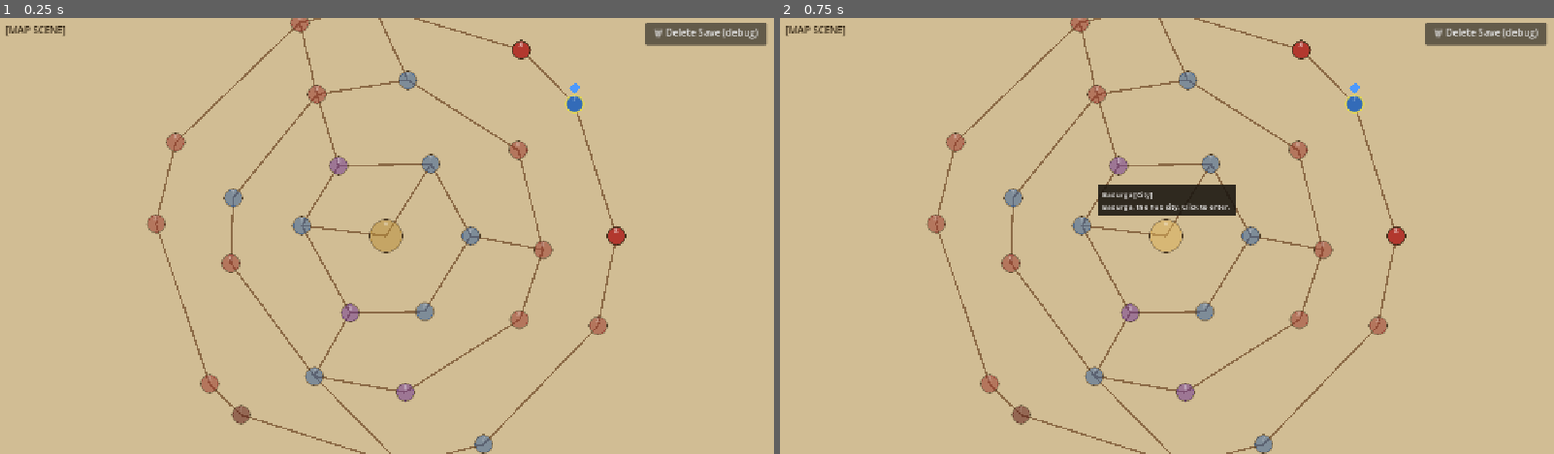
Above: before the commit, frames 1-2 (left to right).
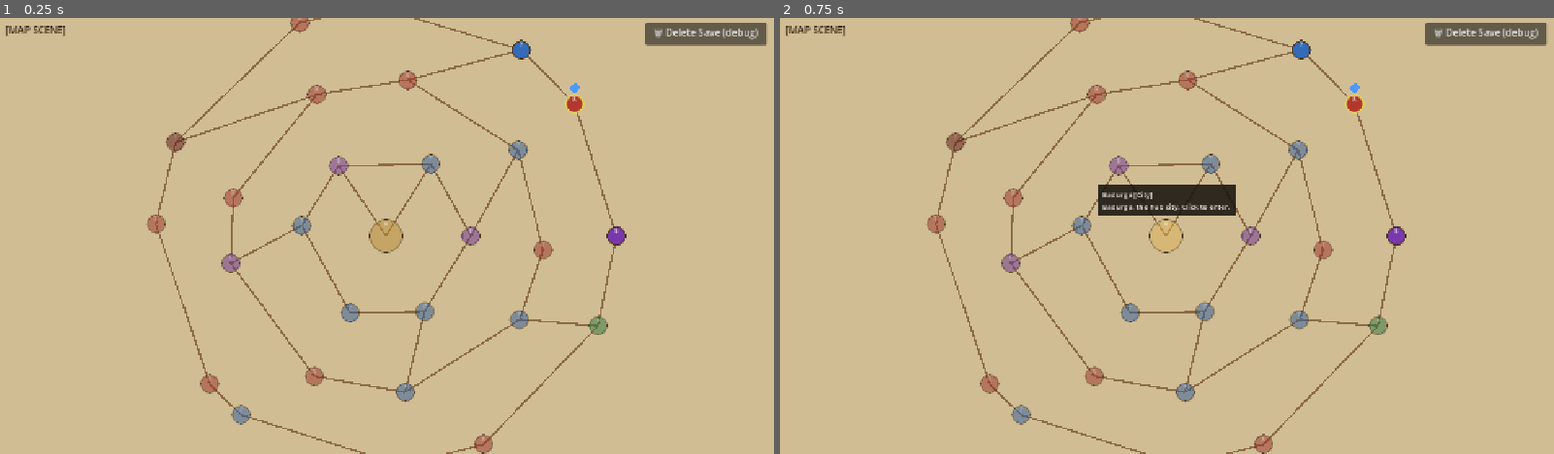
Above: after the commit, the same moments.

Repository: caleb-the-dev/RogueFinder
Game: Godot game, scene res://main.tscn
Same seed, same stepped clock (60 frames per second), same inputs: the game is played once before the commit and once after it.
Inputs:
- Up to frame 1 (0.25 s): no input
- Up to frame 2 (0.75 s): click "★" at 0.5 s

The runs differ from the first frame. In frame 1, 1.7% of the frame differs, in the area x 21-81%, y 0-100%; in frame 2, 1.6%.

Commit message:
feat(map): Feature 5 — procedural names, 1 BOSS, quadrant-aware bridges
- Name pools (15/20/25 lore names per ring tier) shuffled with seeded RNG
  each run; labels regenerate from map_seed so nothing new is saved to disk
- map_seed now initialized in _ready() before _build_node_data() so names
  and edge topology share the same seed on fresh games
- Outer ring: exactly 1 BOSS (never on player start); RECRUIT slot added
  (was 2 BOSS, no RECRUIT); outer pool is now 1+7+2+1+1 = 12
- Replaced _connect_gateways() with _connect_gateways_v2(): enforces ≥90°
  intra-pair gap between bridges and ≥30° cross-pair exclusion to prevent
  straight cut-through corridors; hub connections exclude inner gateway nodes

Co-Authored-By: Claude Sonnet 4.6 <noreply@anthropic.com>

Diff:
--- a/rogue-finder/scripts/map/MapManager.gd
+++ b/rogue-finder/scripts/map/MapManager.gd
@@ -9,6 +9,36 @@
 const ZOOM_MAX      := 2.5
 const ZOOM_STEP     := 0.12
 
+## --- Name Pools (seeded per run, never saved — regenerate identically from map_seed) ---
+
+const INNER_NAMES: Array[String] = [
+	"Ashwood Hollow", "Greymoor Pass", "Ironveil Ford",
+	"Saltfen Reach", "Dunmarch Gate", "The Pale Crossing",
+	"Cobbler's Row", "Millward Lane", "The Ashen Market",
+	"Southgate Crossing", "Copperfield Road", "The Low Quarter",
+	"Brackwater Close", "Tanner's Gate", "Guildhall Approach",
+]
+
+const MIDDLE_NAMES: Array[String] = [
+	"Fenmark Road", "Crownwood Trail", "Veldthorn Outpost",
+	"Harrowed Fen", "Stonewatch Ridge", "Cinder Gorge",
+	"Bleak Mire", "Thornback Camp", "Ravenscar Hill",
+	"Dustwood Crossing", "Ironspire Post", "The Witherhold",
+	"Ashgate Reach", "Coldwood Trail", "Fallow Watch",
+	"Bridgeburn Camp", "Redthorn Pass", "Hollowmere Outpost",
+	"Saltcliff Road", "The Charred Keep",
+]
+
+const OUTER_NAMES: Array[String] = [
+	"Coldwater Landing", "Bramblegate", "Ember Fields", "Wychwood Crossing",
+	"Northfen Approach", "The Sunken Road", "Gravel Watch", "Ashford Ruins",
+	"Moorvale Pass", "Duskwall Junction", "Saltmarch End", "The Last Waypost",
+	"Grimholt Hollow", "Wraithfen Reach", "The Boneyard", "Shatterpeak Ruins",
+	"Thornvast Edge", "Wolfscar Crossing", "Blightwood Camp", "The Forsaken Post",
+	"Ironcliff Ruins", "Dreadmoor Approach", "Cragfall Outpost", "The Dying Road",
+	"Witchwater Mere",
+]
+
 ## --- Scene Refs ---
 
 var _map_container: Node2D
@@ -39,6 +69,9 @@
 
 func _ready() -> void:
 	GameState.load_save()
+	# Seed must be set before both data builders so names and edges use the same seed
+	if GameState.map_seed == 0:
+		GameState.map_seed = randi()
 	_build_node_data()
 	_build_edge_data()
 	_build_adjacency()
@@ -83,45 +116,31 @@
 func _build_node_data() -> void:
 	_add_node("badurga", CENTER, 0.0, "Badurga", true, false)
 
-	# Inner ring — 6 nodes, radius 140
+	# Inner ring — 6 nodes, radius 140; labels assigned later by _assign_node_names
 	_inner_ids = ["node_i0", "node_i1", "node_i2", "node_i3", "node_i4", "node_i5"]
-	var inner_labels: Array[String] = [
-		"Ashwood Hollow", "Greymoor Pass", "Ironveil Ford",
-		"Saltfen Reach", "Dunmarch Gate", "The Pale Crossing",
-	]
 	var inner_offsets: Array[float] = [0.0, 3.0, -5.0, 7.0, -4.0, 2.0]
 	for i in range(6):
 		var angle := deg_to_rad(i * 60.0 + inner_offsets[i])
 		_add_node(_inner_ids[i], CENTER + Vector2(cos(angle), sin(angle)) * 140.0,
-				angle, inner_labels[i], false, false)
+				angle, "...", false, false)
 
 	# Middle ring — 9 nodes, radius 260
 	_middle_ids = ["node_m0", "node_m1", "node_m2", "node_m3", "node_m4",
 				   "node_m5", "node_m6", "node_m7", "node_m8"]
-	var mid_labels: Array[String] = [
-		"Fenmark Road", "Crownwood Trail", "Veldthorn Outpost",
-		"Harrowed Fen", "Stonewatch Ridge", "Cinder Gorge",
-		"Bleak Mire", "Thornback Camp", "Ravenscar Hill",
-	]
 	var mid_offsets: Array[float] = [5.0, -8.0, 3.0, -3.0, 10.0, -6.0, 4.0, -2.0, 7.0]
 	for i in range(9):
 		var angle := deg_to_rad(i * 40.0 + mid_offsets[i])
 		_add_node(_middle_ids[i], CENTER + Vector2(cos(angle), sin(angle)) * 260.0,
-				angle, mid_labels[i], false, false)
+				angle, "...", false, false)
 
 	# Outer ring — 12 nodes, radius 380
-	var out_labels: Array[String] = [
-		"Coldwater Landing", "Bramblegate", "Ember Fields", "Wychwood Crossing",
-		"Northfen Approach", "The Sunken Road", "Gravel Watch", "Ashford Ruins",
-		"Moorvale Pass", "Duskwall Junction", "Saltmarch End", "The Last Waypost",
-	]
 	var out_offsets: Array[float] = [0.0, -7.0, 5.0, -4.0, 9.0, -10.0, 3.0, -6.0, 8.0, -3.0, 6.0, -5.0]
 	for i in range(12):
 		var oid := "node_o%d" % i
 		_outer_ids.append(oid)
 		var angle := deg_to_rad(i * 30.0 + out_offsets[i])
 		_add_node(oid, CENTER + Vector2(cos(angle), sin(angle)) * 380.0,
-				angle, out_labels[i], false, false)
+				angle, "...", false, false)
 
 	# Mark one outer node as player start
 	_node_data[-1]["is_player_start"] = true
@@ -142,33 +161,35 @@
 	_node_map[id] = nd
 
 func _assign_node_types() -> void:
-	# Skip if types were already loaded from save
+	var rng := RandomNumberGenerator.new()
+	rng.seed = GameState.map_seed
+
+	# Always regenerate names from seed — not persisted to disk
+	_assign_node_names(rng)
+
+	# Skip type generation if types were already loaded from save
 	if not GameState.node_types.is_empty():
-		# Patch node_type onto dicts now that GameState is populated
 		for nd in _node_data:
 			nd["node_type"] = GameState.node_types.get(nd["id"], "COMBAT")
 		return
 
-	var rng := RandomNumberGenerator.new()
-	rng.seed = GameState.map_seed  # isolated from global seed() used in _build_edge_data
-
 	GameState.node_types["badurga"] = "CITY"
 
-	# Pick 2 BOSS nodes from outer ring; ensure player start is never BOSS
+	# Exactly 1 BOSS in outer ring; player start is never BOSS
 	var boss_pool: Array[String] = _outer_ids.duplicate()
 	for i in range(boss_pool.size() - 1, 0, -1):
 		var j := rng.randi_range(0, i)
 		var tmp: String = boss_pool[i]; boss_pool[i] = boss_pool[j]; boss_pool[j] = tmp
-	var boss_ids: Array[String] = [boss_pool[0], boss_pool[1]]
-	for i in range(boss_ids.size()):
-		if boss_ids[i] == GameState.player_node_id:
-			boss_ids[i] = boss_pool[2]
-	for id in boss_ids:
-		GameState.node_types[id] = "BOSS"
-
-	# Remaining 10 outer nodes: COMBAT×7, EVENT×2, VENDOR×1
-	var outer_pool: Array[String] = ["COMBAT","COMBAT","COMBAT","COMBAT","COMBAT","COMBAT","COMBAT",
-					   "EVENT","EVENT","VENDOR"]
+	var boss_id: String = boss_pool[0]
+	if boss_id == GameState.player_node_id:
+		boss_id = boss_pool[1]
+	GameState.node_types[boss_id] = "BOSS"
+
+	# Remaining 11 outer nodes: COMBAT×7, EVENT×2, VENDOR×1, RECRUIT×1
+	var outer_pool: Array[String] = [
+		"COMBAT","COMBAT","COMBAT","COMBAT","COMBAT","COMBAT","COMBAT",
+		"EVENT","EVENT","VENDOR","RECRUIT",
+	]
 	for i in range(outer_pool.size() - 1, 0, -1):
 		var j := rng.randi_range(0, i)
 		var tmp: String = outer_pool[i]; outer_pool[i] = outer_pool[j]; outer_pool[j] = tmp
@@ -199,53 +220,130 @@
 		nd["node_type"] = GameState.node_types.get(nd["id"], "COMBAT")
 	GameState.save()
 
+# Seeded Fisher-Yates shuffle of each name pool; writes labels directly into _node_map dicts.
+# Called on every load — names are not saved, they regenerate identically from map_seed.
+func _assign_node_names(rng: RandomNumberGenerator) -> void:
+	var inner_pool: Array[String] = INNER_NAMES.duplicate()
+	var mid_pool:   Array[String] = MIDDLE_NAMES.duplicate()
+	var outer_pool: Array[String] = OUTER_NAMES.duplicate()
+
+	for i in range(inner_pool.size() - 1, 0, -1):
+		var j := rng.randi_range(0, i)
+		var tmp: String = inner_pool[i]; inner_pool[i] = inner_pool[j]; inner_pool[j] = tmp
+	for i in range(mid_pool.size() - 1, 0, -1):
+		var j := rng.randi_range(0, i)
+		var tmp: String = mid_pool[i]; mid_pool[i] = mid_pool[j]; mid_pool[j] = tmp
+	for i in range(outer_pool.size() - 1, 0, -1):
+		var j := rng.randi_range(0, i)
+		var tmp: String = outer_pool[i]; outer_pool[i] = outer_pool[j]; outer_pool[j] = tmp
+
+	for i in range(_inner_ids.size()):
+		_node_map[_inner_ids[i]]["label"] = inner_pool[i]
+	for i in range(_middle_ids.size()):
+		_node_map[_middle_ids[i]]["label"] = mid_pool[i]
+	for i in range(_outer_ids.size()):
+		_node_map[_outer_ids[i]]["label"] = outer_pool[i]
+
 ## --- Edge Data ---
 
 func _build_edge_data() -> void:
-	# Seed RNG once per run so the map topology is deterministic on reload
-	if GameState.map_seed == 0:
-		GameState.map_seed = randi()
+	# Seed global RNG from already-set map_seed for deterministic topology
 	seed(GameState.map_seed)
 
-	# Each ring is a simple closed chain — no chords, so no crossings within the ring
+	# Each ring is a simple closed chain
 	_connect_ring(_inner_ids)
 	_connect_ring(_middle_ids)
 	_connect_ring(_outer_ids)
 
-	# Hub → inner: 2 randomly selected inner nodes
-	_connect_hub_random(2)
-
-	# Inter-ring gateways: stratified random angles guarantee spread + no crossings
-	# 3 gateways each; randomized per run
-	_connect_gateways(_inner_ids, _middle_ids, 3)
-	_connect_gateways(_middle_ids, _outer_ids, 3)
+	# Inner→middle gateways first; store chosen angles for cross-pair exclusion
+	var im_angles := _connect_gateways_v2(_inner_ids, _middle_ids, 3, [], 90.0)
+
+	# Middle→outer: inner→middle angles become 30° exclusion zones
+	_connect_gateways_v2(_middle_ids, _outer_ids, 3, im_angles, 90.0)
+
+	# Hub→inner: skip the inner nodes already used as IM gateways so hub is not a shortcut
+	var gateway_inner_ids: Array[String] = []
+	for a in im_angles:
+		var inner_id := _closest_to_angle(_inner_ids, a)
+		if not gateway_inner_ids.has(inner_id):
+			gateway_inner_ids.append(inner_id)
+	_connect_hub_random(2, gateway_inner_ids)
 
 func _connect_ring(ids: Array[String]) -> void:
 	var n := ids.size()
 	for i in range(n):
 		_edge_data.append([ids[i], ids[(i + 1) % n]])
 
-func _connect_hub_random(count: int) -> void:
-	var shuffled: Array[String] = _inner_ids.duplicate()
-	shuffled.shuffle()
-	for i in range(mini(count, shuffled.size())):
-		_edge_data.append(["badurga", shuffled[i]])
-
-# Divides the full circle into `count` equal sectors and picks one random angle
-# per sector. For each angle the angularly closest node in each ring is connected.
-# Stratification ensures gateways are spread around the map rather than clustered,
-# and using closest-to-angle (rather than random pairs) keeps the edges radial.
-func _connect_gateways(ring_a: Array[String], ring_b: Array[String], count: int) -> void:
-	var sector := TAU / float(count)
+func _connect_hub_random(count: int, excluded_ids: Array[String] = []) -> void:
+	var candidates: Array[String] = []
+	for id in _inner_ids:
+		if not excluded_ids.has(id):
+			candidates.append(id)
+	candidates.shuffle()
+	for i in range(mini(count, candidates.size())):
+		_edge_data.append(["badurga", candidates[i]])
+
+# Places `count` bridges between ring_a and ring_b with two spacing guarantees:
+#   - Intra-pair: bridges in this pair must be ≥ min_gap_deg apart from each other.
+#   - Cross-pair: bridges must be ≥ 30° away from any angle in excluded_angles (previous pair).
+# Returns chosen bridge angles so the caller can pass them as excluded_angles to the next pair.
+func _connect_gateways_v2(
+		ring_a: Array[String],
+		ring_b: Array[String],
+		count: int,
+		excluded_angles: Array[float],
+		min_gap_deg: float) -> Array[float]:
+	var min_gap_rad: float    = deg_to_rad(min_gap_deg)
+	var cross_excl_rad: float = deg_to_rad(30.0)
+	var sector: float         = TAU / float(count)
+	var chosen_angles: Array[float] = []
 	var used_pairs: Dictionary = {}
+
 	for i in range(count):
-		var angle := i * sector + randf() * sector
-		var a_id := _closest_to_angle(ring_a, angle)
-		var b_id := _closest_to_angle(ring_b, angle)
-		var key := a_id + "|" + b_id
+		var sector_start: float = i * sector
+		var chosen: float       = sector_start + sector * 0.5  # fallback: sector centre
+		var gap_relax: float    = 0.0
+
+		for attempt in range(10):
+			var candidate: float = sector_start + randf() * sector
+
+			# Reject if too close to an already-placed bridge in this ring pair
+			var too_close: bool = false
+			for a: float in chosen_angles:
+				var diff: float = fposmod(candidate - a, TAU)
+				if diff > PI:
+					diff = TAU - diff
+				if diff < (min_gap_rad - gap_relax):
+					too_close = true
+					break
+
+			# Reject if within 30° of any previous-pair bridge (prevents straight corridors)
+			if not too_close:
+				for a: float in excluded_angles:
+					var diff: float = fposmod(candidate - a, TAU)
+					if diff > PI:
+						diff = TAU - diff
+					if diff < cross_excl_rad:
+						too_close = true
+						break
+
+			if not too_close:
+				chosen = candidate
+				break
+
+			# Gradually relax the intra-pair gap after 5 failed attempts in this sector
+			if attempt >= 4:
+				gap_relax += deg_to_rad(10.0)
+
+		chosen_angles.append(chosen)
+		var a_id: String = _closest_to_angle(ring_a, chosen)
+		var b_id: String = _closest_to_angle(ring_b, chosen)
+		var key: String  = a_id + "|" + b_id
 		if not used_pairs.has(key):
 			used_pairs[key] = true
 			_edge_data.append([a_id, b_id])
+
+	return chosen_angles
 
 # Returns the id whose stored angle is closest to target, wrapping correctly
 func _closest_to_angle(ids: Array[String], target: float) -> String:
